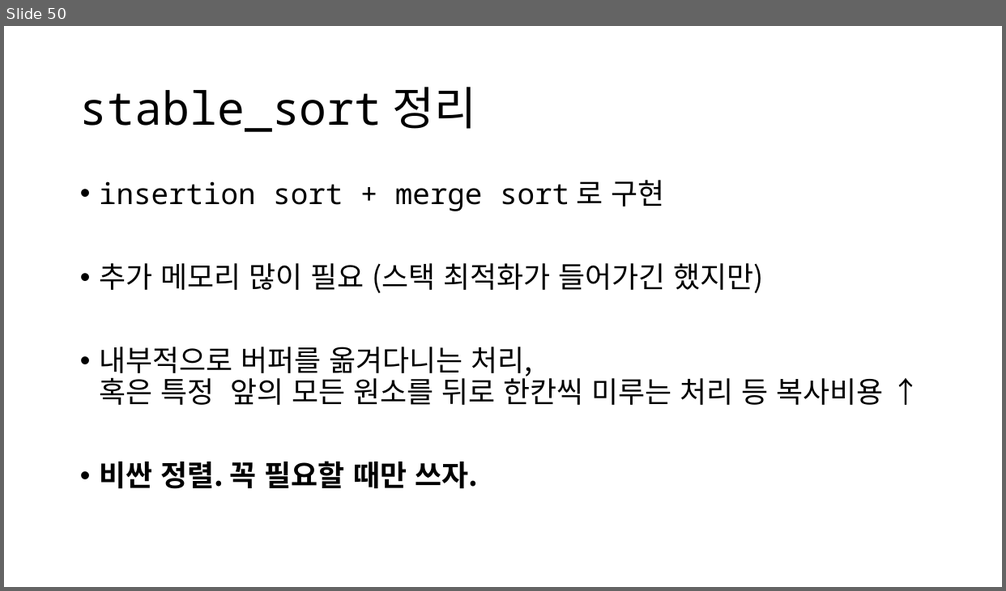
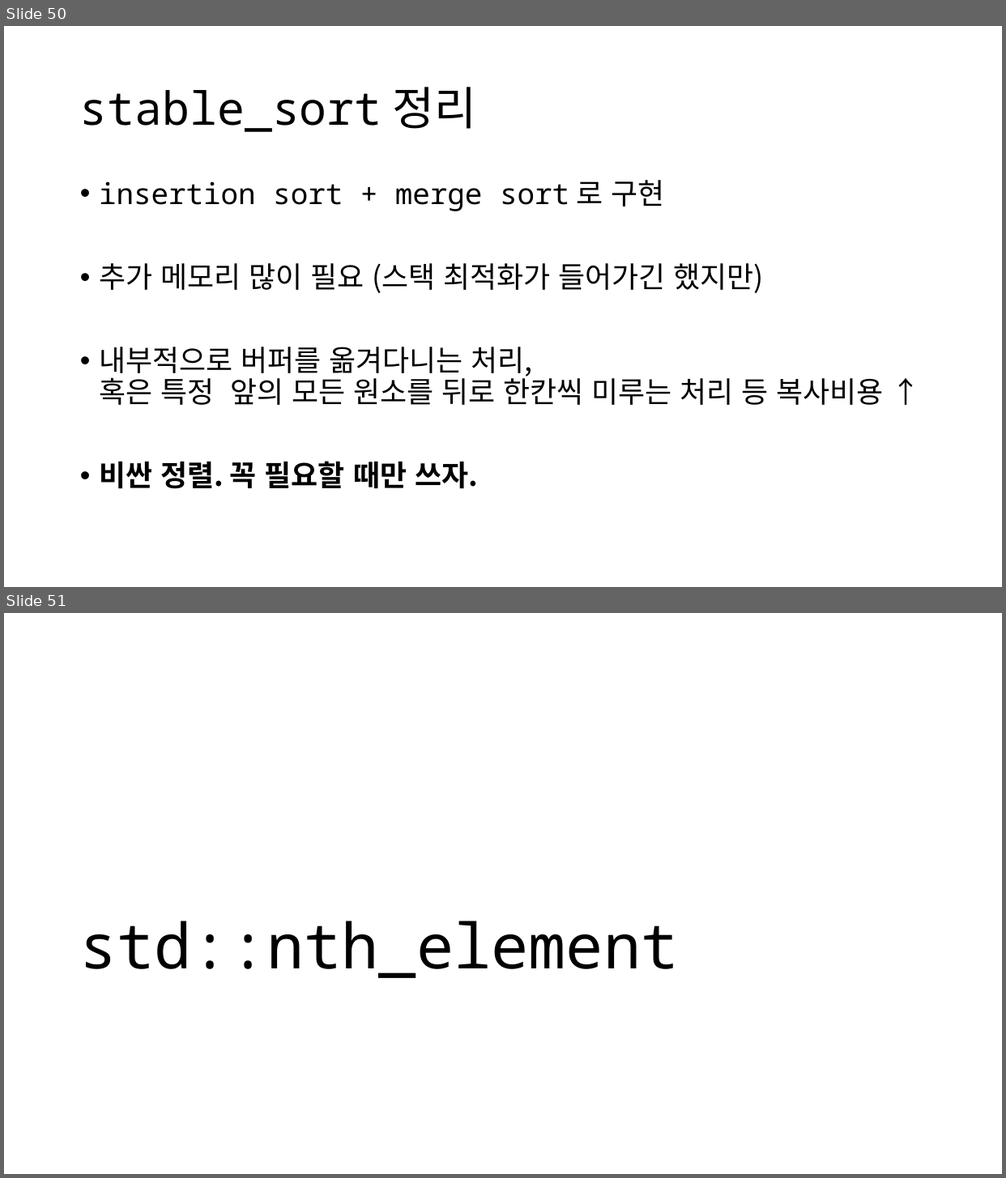
Before and after one commit to OptimizationStudy/Repo2019, a slide deck: opt_study_sorting_operations.pptx. Shown one above the other, each under a label of ours: slide 50 before the commit, slides 50 and 51 after it. The pictures are 1006x591 and 1006x1178 pixels, drawn with LibreOffice and Linux fonts; fonts in the diff are those of the drawing. Boxes give left, top, right and bottom in pixels: in the first picture for what was removed or moved away, otherwise in the second. Text is boxed around its words. In the diff, an @@ line names an element or a change of style, - is before the commit and + after.

Commit message:
add nth_element

```diff
--- a/opt_study_sorting_operations.pptx
+++ b/opt_study_sorting_operations.pptx
@@ slide 51 added at [4,613,1002,1174], background #FFFFFF @@
@@ title added at [79,921,678,978], 60 pt, text #000000 @@
+std::nth_element
```
Also in this commit, not shown: 12 other slides added.
